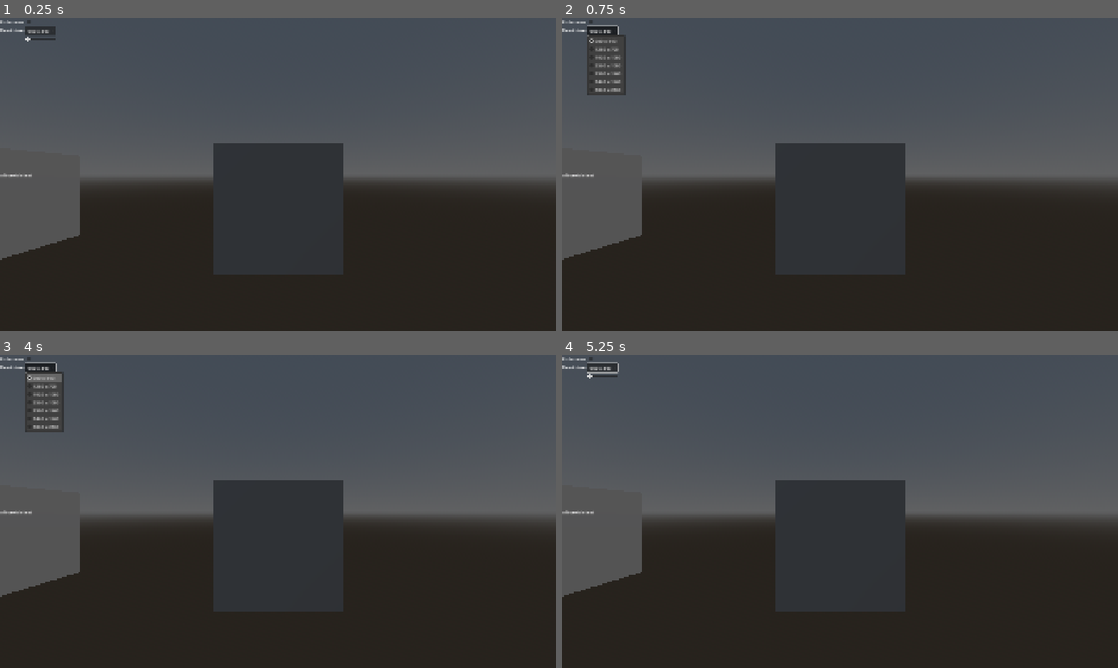
Above: before the commit, frames 1-4 (two rows, left to right).
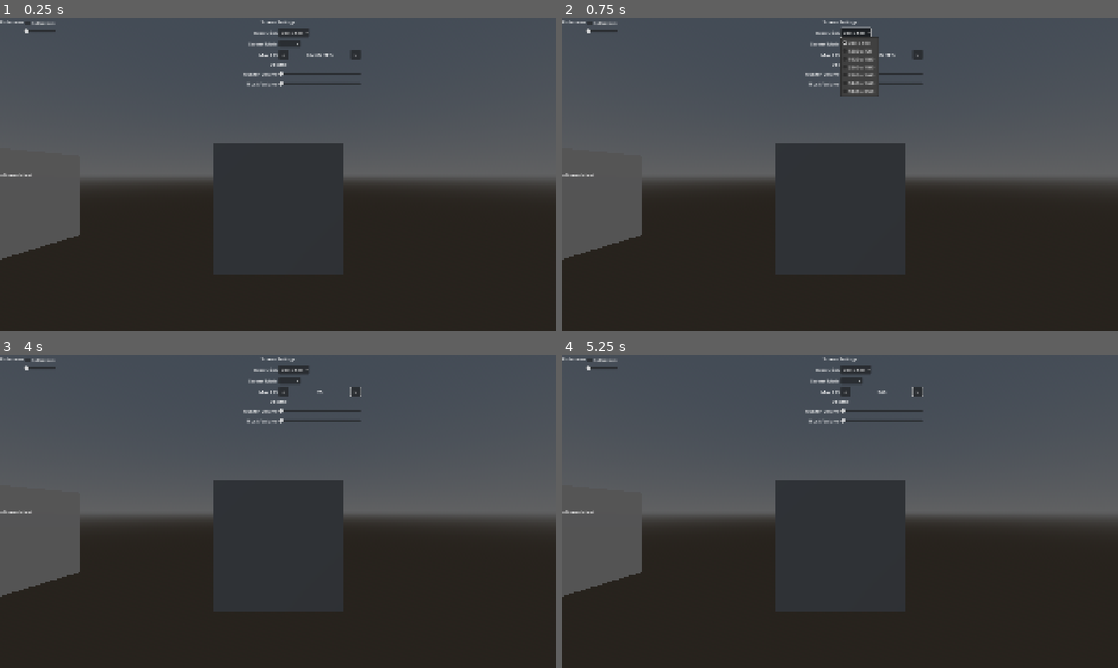
Above: after the commit, the same moments.

Repository: SyntronicZero/Setting-Save-Practice
Game: Godot game, scene res://levels/example_viewport.tscn
Same seed, same stepped clock (60 frames per second), same inputs: the game is played once before the commit and once after it.
Inputs (mouse positions are in pixels of both pictures, inside the frame that each line leads up to):
- Up to frame 1 (0.25 s): no input
- Up to frame 2 (0.75 s): click "960 x 540" at 0.5 s
- Up to frame 3 (4 s): click (289, 380) at 1.27 s; click (283, 392) at 2 s, where only the run after the commit has a clickable "<"; click (355, 392) at 2.75 s, where only the run after the commit has a clickable ">"; tap Enter at 3.5 s; move the mouse to (400, 495) at 3.52 s; hold D (Right) from 3.53 s (still down); click (400, 495) at 3.6 s; tap Space (Jump) at 3.77 s
- Up to frame 4 (5.25 s): tap Space (Jump) at 4.25, 4.52 s; move the mouse to (728, 527) at 4.27 s; release D (Right) at 4.28 s; hold S (Down) 4.28-5.03 s; click (728, 527) at 4.35 s; tap Enter at 5 s; move the mouse to (895, 442) at 5.02 s; hold D (Right) from 5.03 s (still down); click (895, 442) at 5.1 s

The runs differ from the first frame. In frame 1, 1.1% of the frame differs, in the area x 0-65%, y 0-50%; in frame 2, 2.1%; in frame 3, 1.9%; in frame 4, 1.1%.

Commit message:
Improved UI, Added Max Fps option that is functional

Diff:
--- a/ConfigFileManager.gd
+++ b/ConfigFileManager.gd
@@ -14,9 +14,11 @@
 		config.set_value("keybinding", "Jump", "Space")
 		config.set_value("keybinding", "Shoot", "mouse_1")
 
-		config.set_value("screen", "Fullscreen", false)
+		#config.set_value("screen", "Fullscreen", false)
 		config.set_value("screen", "Width", DisplayServer.screen_get_size().x) #gets the current screen size and auto sets the ingame resolution to it
 		config.set_value("screen", "Height", DisplayServer.screen_get_size().y)
+		config.set_value("screen", "Max_FPS", 0)
+		config.set_value("screen", "Vsync", false)
 		config.save(SETTINGS_SAVE_PATH)
 
 	else:
--- /dev/null
+++ b/default_bus_layout.tres
@@ -0,0 +1,15 @@
+[gd_resource type="AudioBusLayout" format=3 uid="uid://c0ighhc1emnmi"]
+
+[resource]
+bus/1/name = &"Music"
+bus/1/solo = false
+bus/1/mute = false
+bus/1/bypass_fx = false
+bus/1/volume_db = 0.0
+bus/1/send = &"Master"
+bus/2/name = &"Sound Effects"
+bus/2/solo = false
+bus/2/mute = false
+bus/2/bypass_fx = false
+bus/2/volume_db = 0.0
+bus/2/send = &"Master"
--- a/levels/example_viewport.tscn
+++ b/levels/example_viewport.tscn
@@ -38,15 +38,16 @@
 
 [node name="Settings" parent="." instance=ExtResource("1_3whew")]
 
-[node name="Label" type="Label" parent="."]
-anchors_preset = 13
+[node name="Label" type="Label" parent="Settings"]
+anchors_preset = -1
 anchor_left = 0.5
+anchor_top = 0.511
 anchor_right = 0.5
-anchor_bottom = 1.0
+anchor_bottom = 0.511
 offset_left = -960.0
-offset_top = 529.0
+offset_top = -22.8801
 offset_right = -852.0
-offset_bottom = -528.0
+offset_bottom = 0.119934
 grow_horizontal = 2
 grow_vertical = 2
 text = "ultrawide test"
--- /dev/null
+++ b/menus/max_fps_setting.gd
@@ -0,0 +1,47 @@
+extends HBoxContainer
+
+@onready var screen_settings = ConfigFileManager.load_screen_settings() #loads the screen settings into a variable, which allows read access to the properties in it
+
+@onready var selected_fps_label: Label = $HSelect/SelectedFPS
+
+
+var framerates: PackedInt32Array = [0, 30, 60, 75, 120, 144, 240] #0 denotes unlimited fps
+var selected_framerate: int = 0
+
+# Called when the node enters the scene tree for the first time.
+func _ready() -> void:
+	update_label(selected_fps_label, screen_settings.Max_FPS)
+	update_selected_framerate(screen_settings.Max_FPS)
+	Engine.max_fps = screen_settings.Max_FPS
+	pass # Replace with function body.
+
+func _process(delta: float) -> void:
+	print(Engine.get_frames_per_second())
+
+func update_label(label: Label, value):
+	if value == 0:
+		label.text = "UNLIMITED"
+	else:
+		label.text = str(value)
+
+func update_selected_framerate(value: int):
+	if framerates.has(value):
+		selected_framerate = framerates.find(value)
+
+
+func _on_left_button_pressed() -> void:
+	if selected_framerate > 0:
+		selected_framerate -= 1
+		update_label(selected_fps_label, framerates[selected_framerate])
+		ConfigFileManager.save_screen_settings("Max_FPS", framerates[selected_framerate])
+		Engine.max_fps = framerates[selected_framerate]
+	pass # Replace with function body.
+
+
+func _on_right_button_pressed() -> void:
+	if selected_framerate < (framerates.size() - 1):
+		selected_framerate += 1
+		update_label(selected_fps_label, framerates[selected_framerate])
+		ConfigFileManager.save_screen_settings("Max_FPS", framerates[selected_framerate])
+		Engine.max_fps = framerates[selected_framerate]
+	pass # Replace with function body.
--- a/menus/settings.gd
+++ b/menus/settings.gd
@@ -1,12 +1,13 @@
-extends Control
+extends CanvasLayer
 
 @onready var fullscreen_button: CheckBox = $Background/HBoxContainer/VBoxContainer/FullscreenButton
 
+var screen_settings = ConfigFileManager.load_screen_settings() #loads the screen settings into a variable, which allows read access to the properties in it
 
 # Called when the node enters the scene tree for the first time.
 func _ready() -> void:
-	var screen_settings = ConfigFileManager.load_screen_settings() #loads the screen settings into a variable, which allows read access to the properties in it
-	fullscreen_button.button_pressed = screen_settings.Fullscreen
+	pass
+	#fullscreen_button.button_pressed = screen_settings.Fullscreen
 
 
 
--- a/menus/settings.tscn
+++ b/menus/settings.tscn
@@ -1,19 +1,13 @@
-[gd_scene load_steps=3 format=3 uid="uid://cqnhk1l0pbdht"]
+[gd_scene load_steps=4 format=3 uid="uid://cqnhk1l0pbdht"]
 
 [ext_resource type="Script" uid="uid://cuk1knkdwbg16" path="res://menus/settings.gd" id="1_urrvo"]
 [ext_resource type="Script" uid="uid://bkev3y82nlwue" path="res://menus/resolution_dropdown.gd" id="2_kot5a"]
+[ext_resource type="Script" uid="uid://dmop6wxwou5f6" path="res://menus/max_fps_setting.gd" id="3_0uirt"]
 
-[node name="Settings" type="Control"]
-layout_mode = 3
-anchors_preset = 15
-anchor_right = 1.0
-anchor_bottom = 1.0
-grow_horizontal = 2
-grow_vertical = 2
+[node name="Settings" type="CanvasLayer"]
 script = ExtResource("1_urrvo")
 
 [node name="Background" type="Panel" parent="."]
-layout_mode = 1
 anchors_preset = 15
 anchor_right = 1.0
 anchor_bottom = 1.0
@@ -35,25 +29,135 @@
 layout_mode = 2
 text = "Fullscreen"
 
-[node name="ResolutionLabel" type="Label" parent="Background/HBoxContainer/VBoxContainer2"]
-layout_mode = 2
-text = "Resolution"
-vertical_alignment = 1
-
 [node name="VBoxContainer" type="VBoxContainer" parent="Background/HBoxContainer"]
 layout_mode = 2
 
 [node name="FullscreenButton" type="CheckBox" parent="Background/HBoxContainer/VBoxContainer"]
 layout_mode = 2
-
-[node name="ResolutionDropdown" type="OptionButton" parent="Background/HBoxContainer/VBoxContainer"]
-layout_mode = 2
-selected = 0
-fit_to_longest_item = false
-script = ExtResource("2_kot5a")
+text = "Fullscreen"
 
 [node name="HSlider" type="HSlider" parent="Background/HBoxContainer/VBoxContainer"]
 layout_mode = 2
 
+[node name="OptionsList" type="VBoxContainer" parent="Background"]
+layout_mode = 1
+anchors_preset = 13
+anchor_left = 0.5
+anchor_right = 0.5
+anchor_bottom = 1.0
+offset_left = -285.0
+offset_right = 285.0
+grow_horizontal = 2
+grow_vertical = 2
+
+[node name="ScreenSettings" type="VBoxContainer" parent="Background/OptionsList"]
+layout_mode = 2
+theme_override_constants/separation = 10
+
+[node name="ScreenSettingsLabel" type="Label" parent="Background/OptionsList/ScreenSettings"]
+layout_mode = 2
+text = "Screen Settings"
+horizontal_alignment = 1
+
+[node name="ResolutionSetting" type="HBoxContainer" parent="Background/OptionsList/ScreenSettings"]
+layout_mode = 2
+alignment = 1
+
+[node name="ResolutionLabel" type="Label" parent="Background/OptionsList/ScreenSettings/ResolutionSetting"]
+layout_mode = 2
+size_flags_horizontal = 10
+text = "Resolution"
+vertical_alignment = 1
+
+[node name="ResolutionDropdown" type="OptionButton" parent="Background/OptionsList/ScreenSettings/ResolutionSetting"]
+custom_minimum_size = Vector2(75, 0)
+layout_mode = 2
+size_flags_horizontal = 2
+fit_to_longest_item = false
+script = ExtResource("2_kot5a")
+
+[node name="ModeSetting" type="HBoxContainer" parent="Background/OptionsList/ScreenSettings"]
+layout_mode = 2
+alignment = 1
+
+[node name="ModeLabel" type="Label" parent="Background/OptionsList/ScreenSettings/ModeSetting"]
+layout_mode = 2
+size_flags_horizontal = 10
+text = "Screen Mode"
+vertical_alignment = 1
+
+[node name="ModeDropdown" type="OptionButton" parent="Background/OptionsList/ScreenSettings/ModeSetting"]
+custom_minimum_size = Vector2(75, 0)
+layout_mode = 2
+size_flags_horizontal = 2
+fit_to_longest_item = false
+
+[node name="MaxFPSSetting" type="HBoxContainer" parent="Background/OptionsList/ScreenSettings"]
+layout_mode = 2
+script = ExtResource("3_0uirt")
+
+[node name="MaxFPSLabel" type="Label" parent="Background/OptionsList/ScreenSettings/MaxFPSSetting"]
+layout_mode = 2
+size_flags_horizontal = 10
+text = "Max FPS"
+
+[node name="HSelect" type="HBoxContainer" parent="Background/OptionsList/ScreenSettings/MaxFPSSetting"]
+layout_mode = 2
+size_flags_horizontal = 3
+
+[node name="LeftButton" type="Button" parent="Background/OptionsList/ScreenSettings/MaxFPSSetting/HSelect"]
+layout_mode = 2
+size_flags_horizontal = 3
+text = "<"
+
+[node name="SelectedFPS" type="Label" parent="Background/OptionsList/ScreenSettings/MaxFPSSetting/HSelect"]
+layout_mode = 2
+size_flags_horizontal = 3
+size_flags_stretch_ratio = 6.0
+text = "FPS HERE"
+horizontal_alignment = 1
+
+[node name="RightButton" type="Button" parent="Background/OptionsList/ScreenSettings/MaxFPSSetting/HSelect"]
+layout_mode = 2
+size_flags_horizontal = 3
+text = ">"
+
+[node name="VolumeSettings" type="VBoxContainer" parent="Background/OptionsList"]
+layout_mode = 2
+theme_override_constants/separation = 10
+
+[node name="VolumeLabel" type="Label" parent="Background/OptionsList/VolumeSettings"]
+layout_mode = 2
+text = "Volume"
+horizontal_alignment = 1
+
+[node name="MasterVolumeSetting" type="HBoxContainer" parent="Background/OptionsList/VolumeSettings"]
+layout_mode = 2
+
+[node name="MasterVolLabel" type="Label" parent="Background/OptionsList/VolumeSettings/MasterVolumeSetting"]
+layout_mode = 2
+size_flags_horizontal = 10
+text = "Master Volume"
+
+[node name="MasterVolSlider" type="HSlider" parent="Background/OptionsList/VolumeSettings/MasterVolumeSetting"]
+layout_mode = 2
+size_flags_horizontal = 3
+size_flags_vertical = 4
+
+[node name="MusicVolumeSetting" type="HBoxContainer" parent="Background/OptionsList/VolumeSettings"]
+layout_mode = 2
+
+[node name="MusicVolLabel" type="Label" parent="Background/OptionsList/VolumeSettings/MusicVolumeSetting"]
+layout_mode = 2
+size_flags_horizontal = 10
+text = "Music Volume"
+
+[node name="MusicVolSlider" type="HSlider" parent="Background/OptionsList/VolumeSettings/MusicVolumeSetting"]
+layout_mode = 2
+size_flags_horizontal = 3
+size_flags_vertical = 4
+
 [connection signal="toggled" from="Background/HBoxContainer/VBoxContainer/FullscreenButton" to="." method="_on_fullscreen_button_toggled"]
-[connection signal="item_selected" from="Background/HBoxContainer/VBoxContainer/ResolutionDropdown" to="Background/HBoxContainer/VBoxContainer/ResolutionDropdown" method="_on_item_selected"]
+[connection signal="item_selected" from="Background/OptionsList/ScreenSettings/ResolutionSetting/ResolutionDropdown" to="Background/OptionsList/ScreenSettings/ResolutionSetting/ResolutionDropdown" method="_on_item_selected"]
+[connection signal="pressed" from="Background/OptionsList/ScreenSettings/MaxFPSSetting/HSelect/LeftButton" to="Background/OptionsList/ScreenSettings/MaxFPSSetting" method="_on_left_button_pressed"]
+[connection signal="pressed" from="Background/OptionsList/ScreenSettings/MaxFPSSetting/HSelect/RightButton" to="Background/OptionsList/ScreenSettings/MaxFPSSetting" method="_on_right_button_pressed"]
--- a/project.godot
+++ b/project.godot
@@ -25,6 +25,7 @@
 window/size/viewport_height=1080
 window/stretch/mode="canvas_items"
 window/stretch/aspect="expand"
+window/vsync/vsync_mode=0
 
 [input]
 
Not shown, added: menus/max_fps_setting.gd.uid
